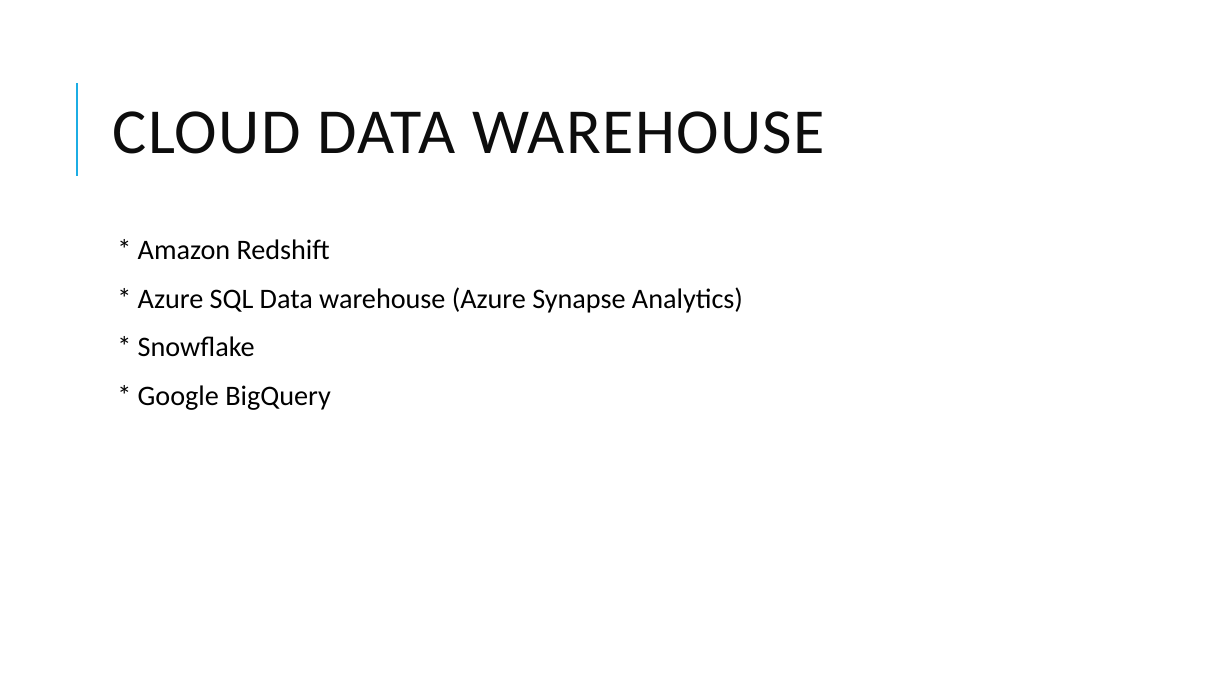
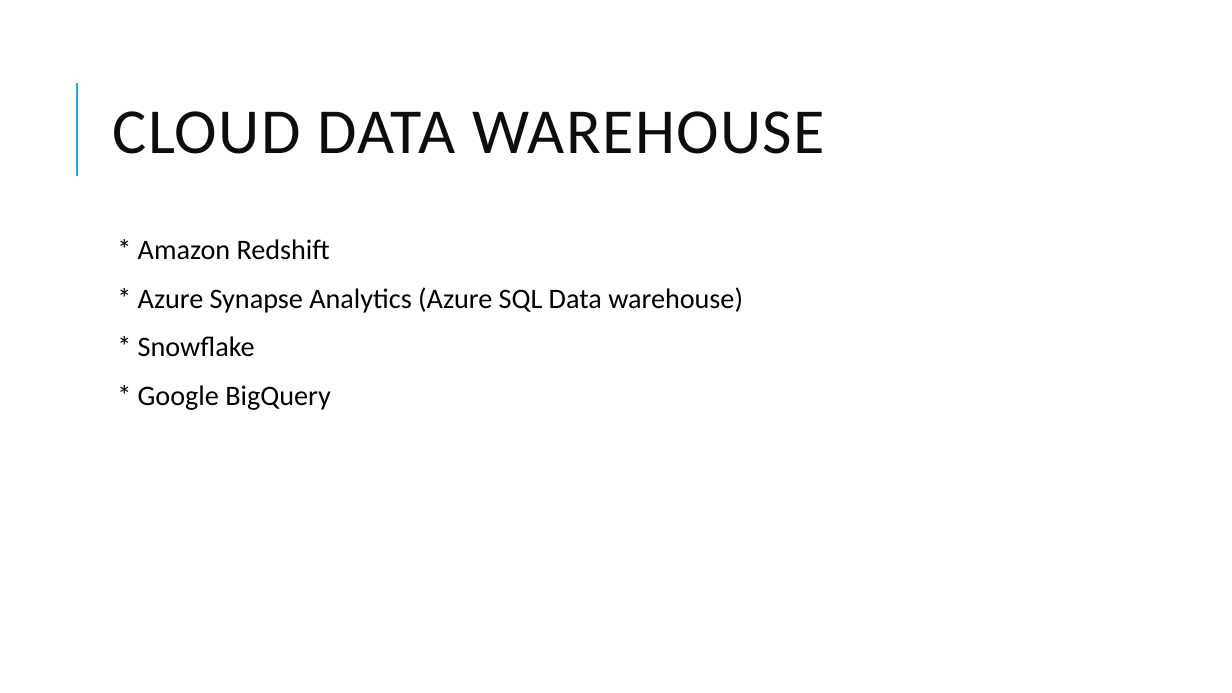
Before and after one commit to dinesarun/common, a slide deck: slide 11 of sessions/tech-container-jun3-2021/Snowflake-data-warehouse-101-developers.pptx. Drawn at 1232x693 pixels with LibreOffice and Linux fonts; fonts in the diff are those of the drawing. Boxes give left, top, right and bottom in pixels: in the first picture for what was removed or moved away, otherwise in the second. Text is boxed around its words. In the diff, an @@ line names an element or a change of style, - is before the commit and + after.

```diff
--- a/sessions/tech-container-jun3-2021/Snowflake-data-warehouse-101-developers.pptx
+++ b/sessions/tech-container-jun3-2021/Snowflake-data-warehouse-101-developers.pptx
@@ text at box(138, 287, 743, 313): text changed @@
-  * Azure SQL Data warehouse (Azure Synapse Analytics)
+  * Azure Synapse Analytics (Azure SQL Data warehouse)
```
Also in this commit, not shown: 2 other slides changed, 4 slides added, 1 slide removed, 2 other files.
